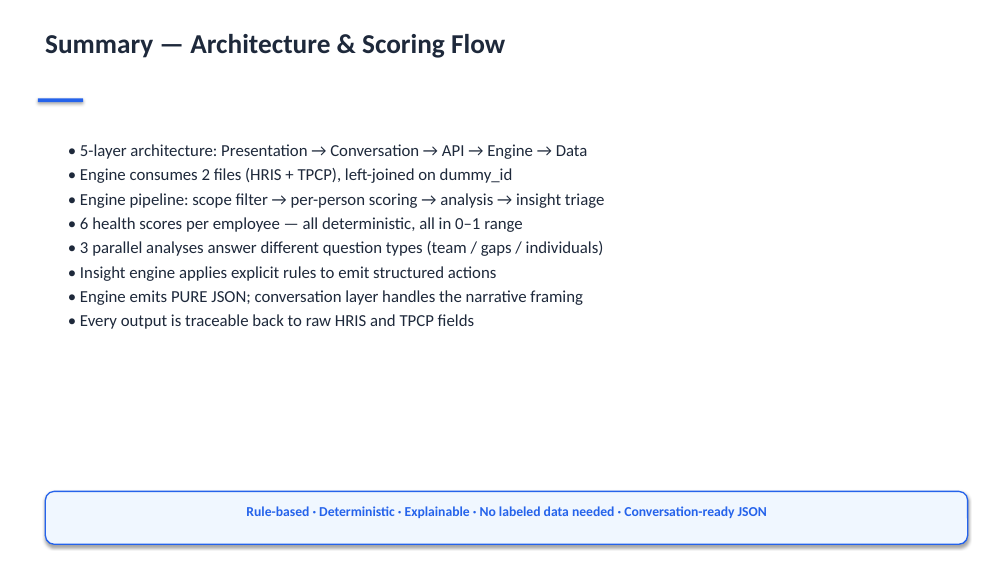
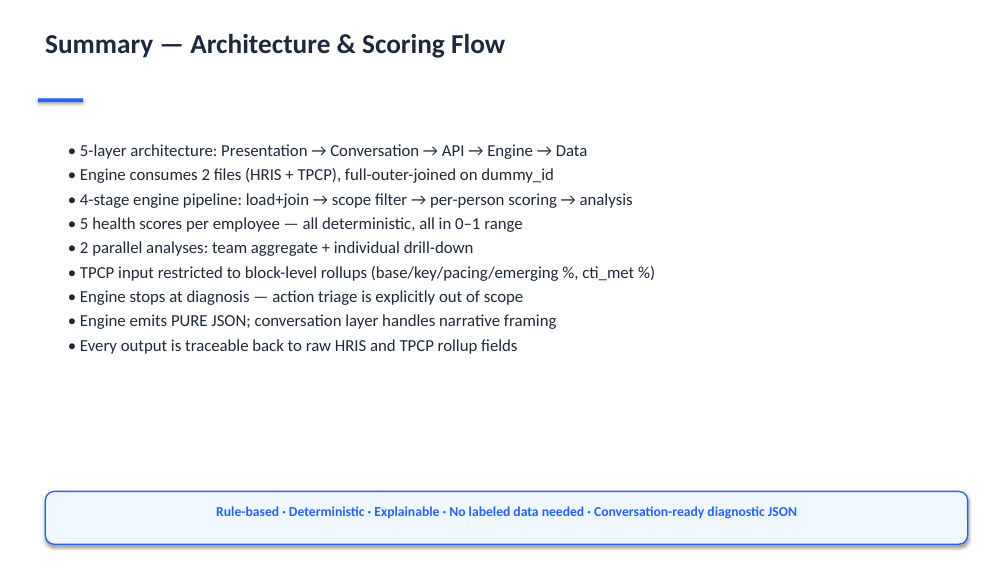
Before and after one commit to clementlowfuxing/recommender_system, a slide deck: slide 12 of cdwc_recommendation_system/presentation_ppt/CDWC_Architecture_Scoring_Flow.pptx (slide 11 before the commit). Drawn at 1008x567 pixels with LibreOffice and Linux fonts; fonts in the diff are those of the drawing. Boxes give left, top, right and bottom in pixels: in the first picture for what was removed or moved away, otherwise in the second. Text is boxed around its words. In the diff, an @@ line names an element or a change of style, - is before the commit and + after.

```diff
--- a/cdwc_recommendation_system/presentation_ppt/CDWC_Architecture_Scoring_Flow.pptx
+++ b/cdwc_recommendation_system/presentation_ppt/CDWC_Architecture_Scoring_Flow.pptx
@@ text at box(80, 168, 634, 354): text changed @@
-• Engine consumes 2 files (HRIS + TPCP), left-joined on dummy_id
-• Engine pipeline: scope filter → per-person scoring → analysis → insight triage
-• 6 health scores per employee — all deterministic, all in 0–1 range
-• 3 parallel analyses answer different question types (team / gaps / individuals)
-• Insight engine applies explicit rules to emit structured actions
-• Engine emits PURE JSON; conversation layer handles the narrative framing
-• Every output is traceable back to raw HRIS and TPCP fields
+• Engine consumes 2 files (HRIS + TPCP), full-outer-joined on dummy_id
+• 4-stage engine pipeline: load+join → scope filter → per-person scoring → analysis
+• 5 health scores per employee — all deterministic, all in 0–1 range
+• 2 parallel analyses: team aggregate + individual drill-down
+• TPCP input restricted to block-level rollups (base/key/pacing/emerging %, cti_met %)
+• Engine stops at diagnosis — action triage is explicitly out of scope
+• Engine emits PURE JSON; conversation layer handles narrative framing
+• Every output is traceable back to raw HRIS and TPCP rollup fields
@@ text at box(216, 506, 797, 519): text changed @@
-Rule-based · Deterministic · Explainable · No labeled data needed · Conversation-ready JSON
+Rule-based · Deterministic · Explainable · No labeled data needed · Conversation-ready diagnostic JSON
```
Also in this commit, not shown: 7 other slides changed, 4 slides added, 3 slides removed, 6 other files.
